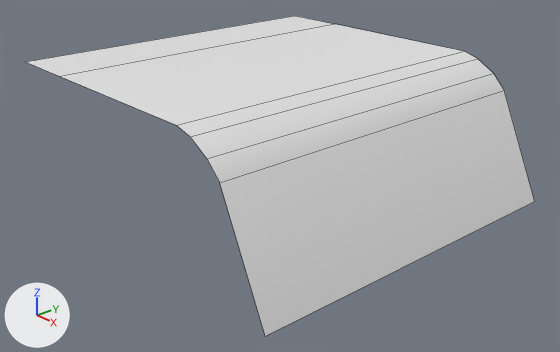
The Blender file Blender Assets/antonio/curve_panel2.blend: old version first, new version second.
Camera for both pictures: a camera (50 mm lens) standing at (9.34, -8.25, 5.61) and looking at (0.33, -0.24, 0.65). Lighting does not change. The marker at lower left points along +X, +Y and +Z. Mesh edges are drawn as thin lines.
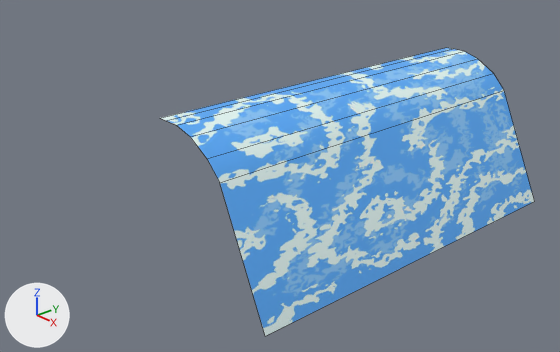
What differs and where, as boxes (x1, y1, x2, y2) in the pictures (560 x 352 px; the box of a moved part takes in the faces that stretch with it):
'Plane', recoloured, reshaped, surface changed (grey to blue, 26% narrower, 10% shorter): before (26, 16, 535, 336); after (161, 48, 535, 336)
part 1 of me_plane, moved or reshaped: before (26, 16, 463, 125); after (161, 48, 463, 125)

Patch to the scene script:
```diff
--- a/Blender Assets/antonio/curve_panel2.blend.py
+++ b/Blender Assets/antonio/curve_panel2.blend.py
@@ img_watertexture2_png @@
+img_watertexture2_png = load_image('waterTexture2.png', '../../GameProject2017/Assets/Textures & Materials/Textures/Environment/Water/waterTexture2.png', 949, 951, 'sRGB')
@@ mat_watertexture2_png @@
+mat_watertexture2_png = principled_material('waterTexture2.png')
+mat_watertexture2_png.texture = img_watertexture2_png
@@ me_plane @@
 # used by ob_plane; location = (0.17, 0.0, 0.17); scale = (3.03, 3.03, 3.03)
-me_plane.from_pydata(...)  # 14 vertices, 6 faces; spans x -1.0..1.0, y -1.0..1.0, z 0.0..0.76
-me_plane.vertices[0].co = (-1.0, -1.0, 0.76)  # pixel (25, 61)
-me_plane.vertices[2].co = (-1.0, 1.0, 0.76)  # pixel (294, 15)
-me_plane.vertices[4].co = (-0.61, -1.0, 0.76)  # pixel (59, 76)
-me_plane.vertices[13].co = (-0.61, 1.0, 0.76)  # pixel (334, 23)
+me_plane.from_pydata(...)  # 14 vertices, 6 faces; spans x 0.31..1.0, y -1.0..1.0, z 0.0..0.76
+# me_plane part 1
+me_plane.vertices[0].co = (0.31, -1.0, 0.76)  # pixel (159, 118)
+me_plane.vertices[2].co = (0.31, 1.0, 0.76)  # pixel (446, 47)
+me_plane.vertices[4].co = (0.36, -1.0, 0.76)  # pixel (165, 120)
+me_plane.vertices[13].co = (0.36, 1.0, 0.76)  # pixel (453, 48)
+# me_plane part 2: texture (UV) coordinates changed
+me_plane.materials.append(mat_watertexture2_png)  # picture img_watertexture2_png
```
